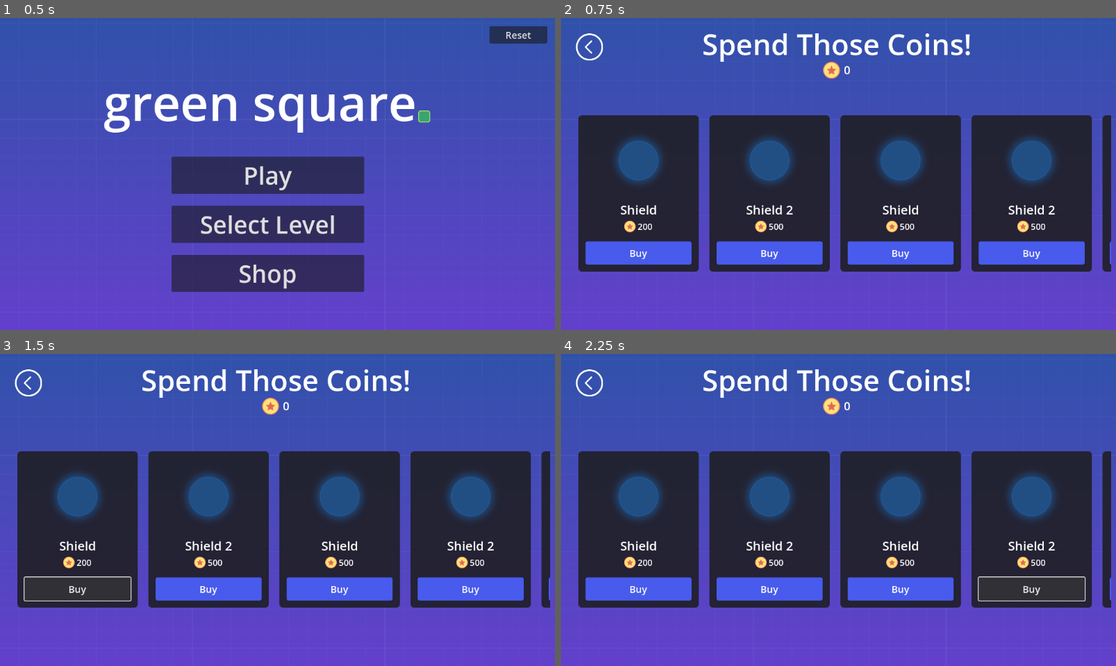
Above: before the commit, frames 1-4 (two rows, left to right).
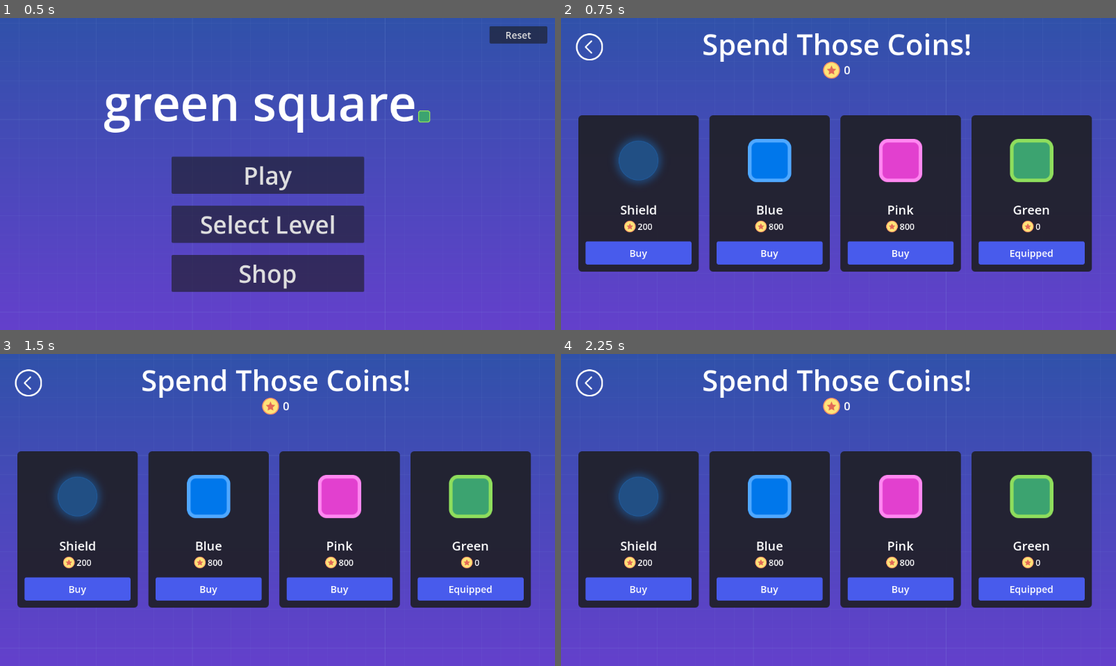
Above: after the commit, the same moments.

Repository: Aoshua/Geometric-2D-Platformer
Game: Godot game, scene res://src/ui/menus/main_menu.tscn
Two runs of this game, one before a commit and one after it. Both use one fixed random seed, a clock stepped at 60 frames per second and the inputs below. Sound files missing from this copy of the repository are replaced by a short silence.
Inputs (mouse positions are in pixels of both pictures, inside the frame that each line leads up to):
- Up to frame 1 (0.5 s): no input
- Up to frame 2 (0.75 s): click "Shop" at 0.5 s
- Up to frame 3 (1.5 s): click "Buy" at 1.25 s
- Up to frame 4 (2.25 s): click (1032, 588) at 2 s, where only the run after the commit has a clickable "Equipped"

Frame 1 is identical in both runs. In frame 2, 4.8% of the frame differs, in the area x 33-100%, y 31-82%; in frame 3, 6.4%, in the area x 4-100%, y 31-82%; in frame 4, 6.3%.

Commit message:
#16 can purchase and equip skins

Diff:
--- a/src/actors/player.gd
+++ b/src/actors/player.gd
@@ -31,12 +31,16 @@
 
 
 func update_skin():
+	print("loading player skin" + str(Global.current_skin))
 	match Global.current_skin:
 		Global.PlayerSkins.GREEN:
+			print("matches green")
 			%PlayerSkin.texture = green_texture
 		Global.PlayerSkins.BLUE:
+			print("matches blue")
 			%PlayerSkin.texture = blue_texture
 		Global.PlayerSkins.PINK:
+			print("matches pink")
 			%PlayerSkin.texture = pink_texture
 
 
--- a/src/global.gd
+++ b/src/global.gd
@@ -1,6 +1,6 @@
 extends Node
 
-enum PlayerSkins { GREEN, BLUE, PINK}
+enum PlayerSkins { GREEN, BLUE, PINK }
 
 var unlocked_levels = 1
 var coins = 0
@@ -18,8 +18,8 @@
 		"unlocked_levels": unlocked_levels,
 		"coins": coins,
 		"shields": shields,
-		"current_skin": current_skin,
-		"unlocked_skins": unlocked_skins
+		"current_skin": PlayerSkins.keys()[current_skin],
+		"unlocked_skins": unlocked_skins.map(func(skin): return PlayerSkins.keys()[skin])
 	}
 
 	# Open the file for writing
@@ -55,8 +55,14 @@
 	unlocked_levels = json.data.get("unlocked_levels", 1)
 	coins = json.data.get("coins", 0)
 	shields = json.data.get("shields", 0)
-	current_skin = json.data.get("current_skin", PlayerSkins.GREEN)
-	unlocked_skins = json.data.get("unlocked_skins", [PlayerSkins.GREEN])
+	current_skin = PlayerSkins[json.data.get("current_skin", "GREEN")]
+
+	# Convert array of string keys back to array of enum values
+	var skin_keys = json.data.get("unlocked_skins", ["GREEN"])
+	unlocked_skins = []
+	for key in skin_keys:
+		unlocked_skins.append(PlayerSkins[key])
+
 	print("Unlocked levels loaded: " + str(unlocked_levels))
 	print("Coins loaded: " + str(coins))
 	print("Shields loaded: " + str(shields))
@@ -100,5 +106,15 @@
 	save_game()
 
 
-#func unlock_skin(skin: PlayerSkins):
-	#
+
+func unlock_skin(skin: PlayerSkins):
+	if (unlocked_skins.has(skin) == false):
+		unlocked_skins.push_back(skin)
+		current_skin = skin
+		save_game()
+
+
+
+func equip_skin(skin: PlayerSkins):
+	current_skin = skin
+	save_game()
--- a/src/ui/item_card.gd
+++ b/src/ui/item_card.gd
@@ -7,6 +7,9 @@
 @export var item_price: int = 100
 @export var item_icon: Texture2D
 @export var item_id: String = ""
+@export var button_text: String = "Buy"
+@export var button_disabled: bool = false
+@export var icon_size: int = 140
 
 func _ready():
 	update_display()
@@ -15,6 +18,9 @@
 func update_display():
 	$PanelContainer/MarginContainer/VBoxContainer/ItemName.text = item_name
 	$PanelContainer/MarginContainer/VBoxContainer/PriceContainer/ItemPrice.text = str(item_price)
+	$PanelContainer/MarginContainer/VBoxContainer/BuyButton.text = button_text
+	$PanelContainer/MarginContainer/VBoxContainer/BuyButton.disabled = button_disabled
+	$PanelContainer/MarginContainer/VBoxContainer/CenterContainer/ItemSprite.custom_minimum_size  = Vector2(icon_size, icon_size)
 
 	if item_icon:
 		$PanelContainer/MarginContainer/VBoxContainer/CenterContainer/ItemSprite.texture = item_icon
--- a/src/ui/menus/shop.gd
+++ b/src/ui/menus/shop.gd
@@ -2,49 +2,80 @@
 
 
 var item_card_scene = preload("res://src/ui/item_card.tscn")
-var shop_items = [
-	{
-		"id": "shield",
-		"name": "Shield",
-		"price": 200,
-		"icon": preload("res://assets/force-field.png")
-	},
-	{
-		"id": "shield2",
-		"name": "Shield 2",
-		"price": 500,
-		"icon": preload("res://assets/force-field.png")
-	},
-		{
-		"id": "shield3",
-		"name": "Shield",
-		"price": 500,
-		"icon": preload("res://assets/force-field.png")
-	},
-	{
-		"id": "shield4",
-		"name": "Shield 2",
-		"price": 500,
-		"icon": preload("res://assets/force-field.png")
-	},
-		{
-		"id": "shiel5",
-		"name": "Shield",
-		"price": 500,
-		"icon": preload("res://assets/force-field.png")
-	},
-	{
-		"id": "shield6",
-		"name": "Shield 2",
-		"price": 500,
-		"icon": preload("res://assets/force-field.png")
-	},
-]
+var shop_items = []
 
 
 func _ready():
 	set_coins_label()
+	load_items()
+
+
+func load_items():
+	shop_items = [
+		{
+			"id": "shield",
+			"name": "Shield",
+			"price": 200,
+			"icon": preload("res://assets/force-field.png")
+		}
+	]
+
+	# Blue Skin:
+	var blueSkin = {
+		"id": "blue-skin",
+		"name": "Blue",
+		"price": 800,
+		"icon": preload("res://assets/player-blue.png"),
+		"icon_size": 90
+	}
+	if (Global.unlocked_skins.has(Global.PlayerSkins.BLUE)):
+		if (Global.current_skin == Global.PlayerSkins.BLUE):
+			blueSkin["button_text"] = "Equipped"
+			blueSkin["button_disabled"] = false
+		else:
+			blueSkin["button_text"] = "Equip"
+	shop_items.push_back(blueSkin)
+
+	# Pink Skin:
+	var pinkSkin = {
+		"id": "pink-skin",
+		"name": "Pink",
+		"price": 800,
+		"icon": preload("res://assets/player-pink.png"),
+		"icon_size": 90
+	}
+	if (Global.unlocked_skins.has(Global.PlayerSkins.PINK)):
+		if (Global.current_skin == Global.PlayerSkins.PINK):
+			pinkSkin["button_text"] = "Equipped"
+			pinkSkin["button_disabled"] = false
+		else:
+			pinkSkin["button_text"] = "Equip"
+	shop_items.push_back(pinkSkin)
+
+	# Green (default) Skin:
+	var greenSkin = {
+		"id": "green-skin",
+		"name": "Green",
+		"price": 0,
+		"icon": preload("res://assets/player.png"),
+		"icon_size": 90
+	}
+	if (Global.current_skin == Global.PlayerSkins.GREEN):
+		greenSkin["button_text"] = "Equipped"
+		greenSkin["button_disabled"] = false
+	else:
+		greenSkin["button_text"] = "Equip"
+	shop_items.push_back(greenSkin)
+
+	render_item_cards()
+
+
+func render_item_cards():
 	var items_grid = $ShopContainer/ItemsContainer/ScrollContainer/MarginContainer/ItemsGrid
+
+	# Clear out old cards
+	for child in items_grid.get_children():
+		child.queue_free()
 
 	for item in shop_items:
 		var card = item_card_scene.instantiate()
@@ -52,6 +83,12 @@
 		card.item_name = item.name
 		card.item_price = item.price
 		card.item_icon = item.icon
+		if ("icon_size" in item):
+			card.icon_size = item.icon_size
+		if ("button_text" in item):
+			card.button_text = item.button_text
+		if ("button_disabled" in item):
+			card.button_disabled = item.button_disabled
 		card.connect("buy_pressed", _on_item_buy_pressed)
 		items_grid.add_child(card)
 
@@ -61,13 +98,28 @@
 
 
 func _on_item_buy_pressed(item_id: String):
-	print("Bought item: " + item_id)
 	var item = find_item_by_id(item_id)
-	if Global.coins >= item.price:
-		Global.remove_coins(item.price)
-		set_coins_label()
-		if item_id == "shield":
-			Global.add_shield()
+	if (!"button_text" in item):
+		if Global.coins >= item.price:
+			Global.remove_coins(item.price)
+			set_coins_label()
+			if item_id == "shield":
+				Global.add_shield()
+			elif item_id == 'blue-skin':
+				Global.unlock_skin(Global.PlayerSkins.BLUE) # Note that unlocking also equips
+			elif item_id == 'pink-skin':
+				Global.unlock_skin(Global.PlayerSkins.PINK)
+			elif item_id == 'green-skin':
+				Global.unlock_skin(Global.PlayerSkins.GREEN)
+	elif (item["button_text"] == "Equip"):
+		if (item_id == "blue-skin"):
+			Global.equip_skin(Global.PlayerSkins.BLUE)
+		elif (item_id == "pink-skin"):
+			Global.equip_skin(Global.PlayerSkins.PINK)
+		elif (item_id == "green-skin"):
+			Global.equip_skin(Global.PlayerSkins.GREEN)
+
+	load_items()
 
 
 func find_item_by_id(item_id: String):
